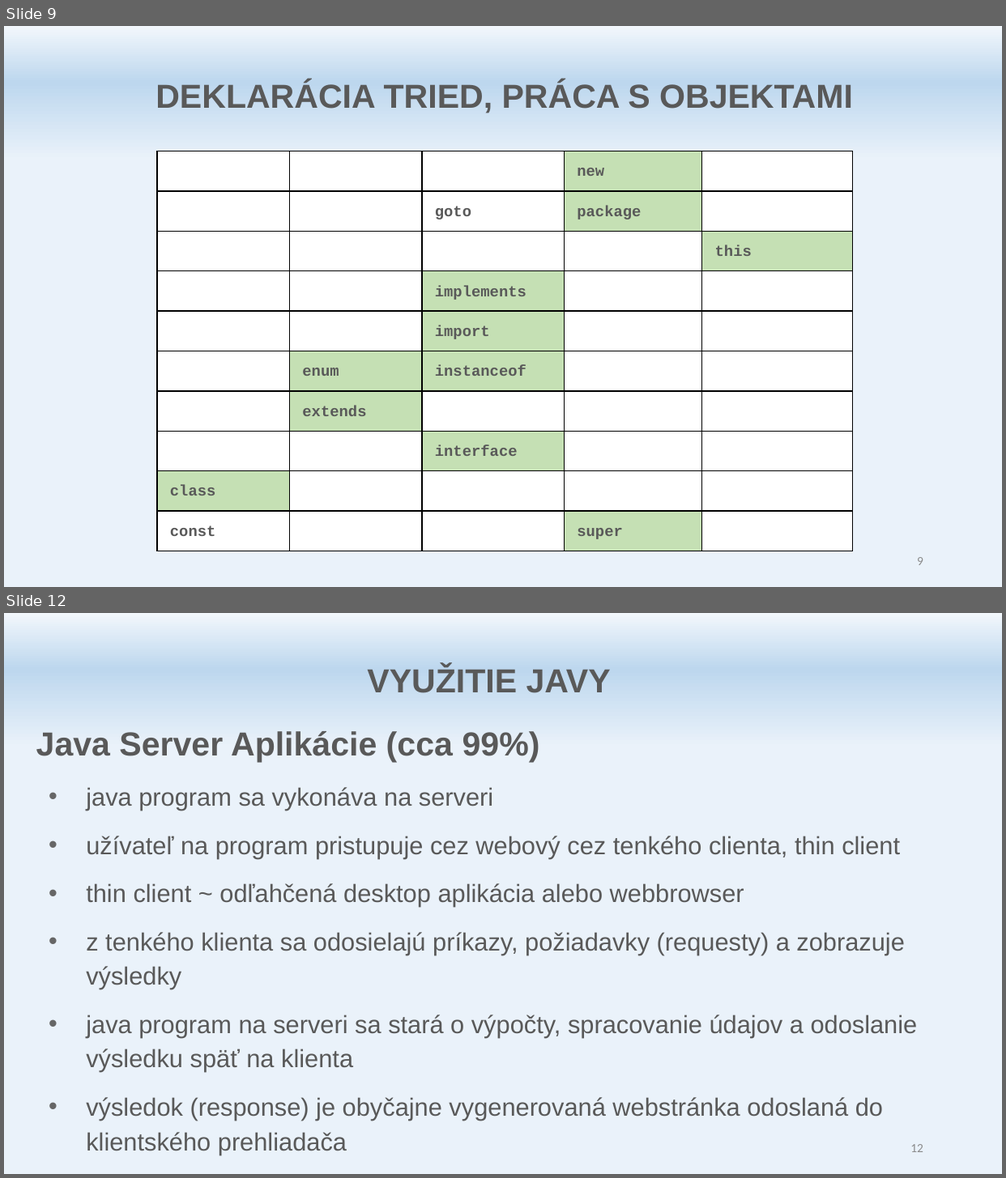
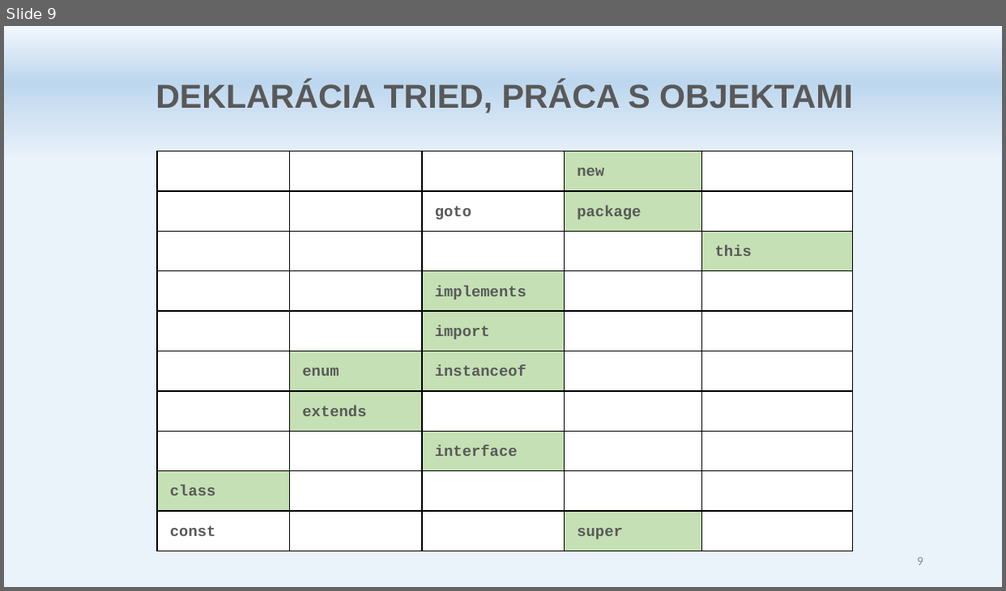
Before and after one commit to marekITLearning/java1, a slide deck: doc/Java ITL C - HowTo.pptx. Shown one above the other, each under a label of ours: slides 9 and 12 before the commit, slide 9 after it; the slides between them are not shown. The pictures are 1006x1178 and 1006x591 pixels, drawn with LibreOffice and Linux fonts; fonts in the diff are those of the drawing. Boxes give left, top, right and bottom in pixels: in the first picture for what was removed or moved away, otherwise in the second. Text is boxed around its words. In the diff, an @@ line names an element or a change of style, - is before the commit and + after.

```diff
--- a/doc/Java ITL C - HowTo.pptx
+++ b/doc/Java ITL C - HowTo.pptx
@@ slide 12 removed at [4,613,1002,1174], background gradient #F2F7FC to #BDD7EE to #EAF2FA @@
@@ text removed at [367,666,611,693] @@
-VYUŽITIE JAVY
@@ text removed at [36,731,918,1155] @@
-Java Server Aplikácie (cca 99%)
-• java program sa vykonáva na serveri
-• užívateľ na program pristupuje cez webový cez tenkého clienta, thin client
-• thin client ~ odľahčená desktop aplikácia alebo webbrowser
-• z tenkého klienta sa odosielajú príkazy, požiadavky (requesty) a zobrazuje výsledky
-• java program na serveri sa stará o výpočty, spracovanie údajov a odoslanie výsledku späť na klienta
-• výsledok (response) je obyčajne vygenerovaná webstránka odoslaná do klientského prehliadača
@@ page number removed at [910,1144,923,1152] @@
-12
```
Also in this commit, not shown: 7 other slides removed, 21 other files.
